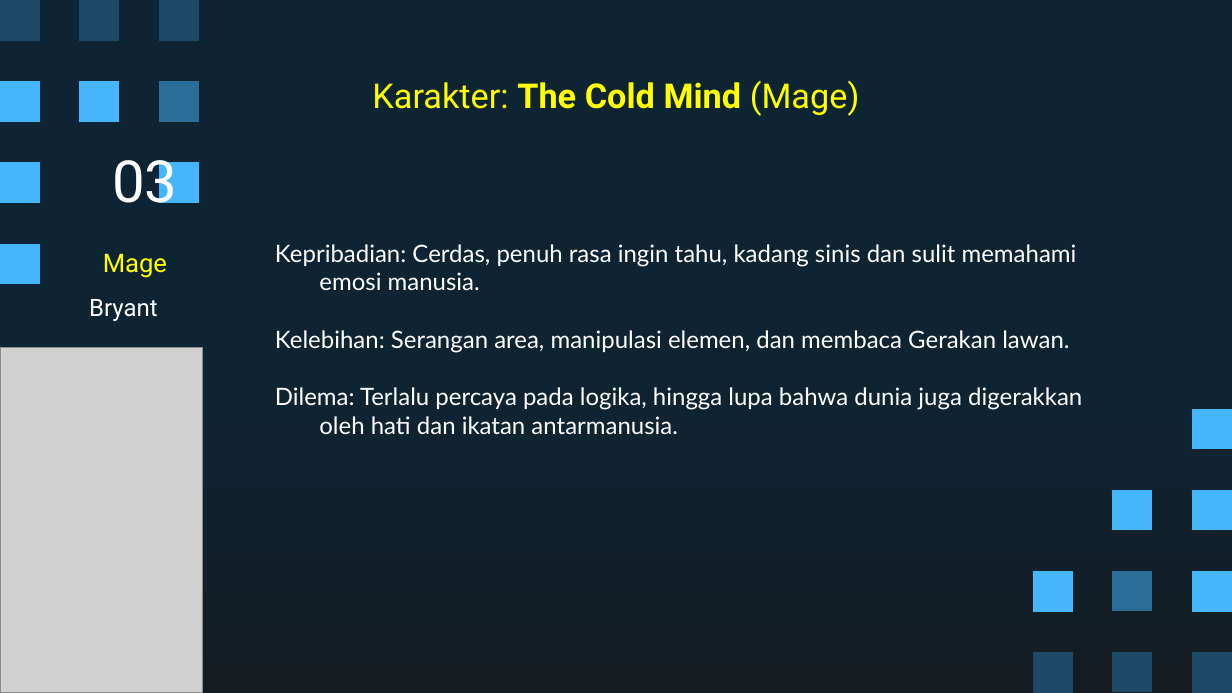
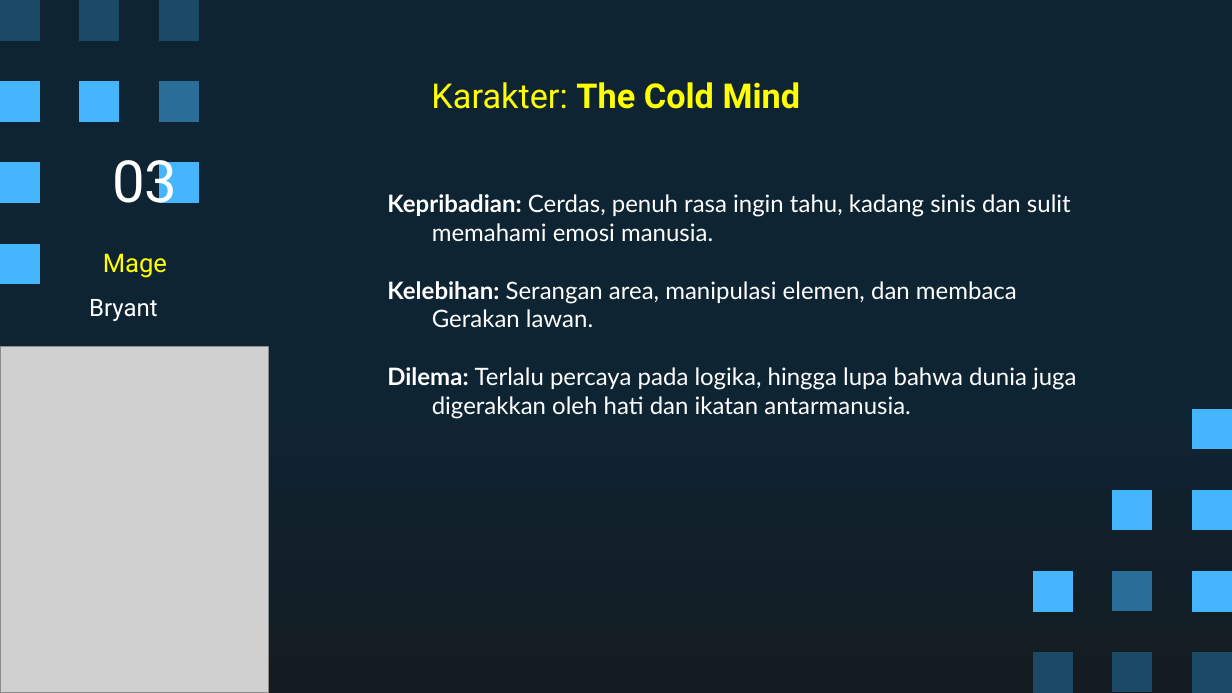
Before and after one commit to Ricardhad/gameProgProject, a slide deck: slide 9 of Super Pixel Vintage Gaming by Slidesgo.pptx. Drawn at 1232x693 pixels with LibreOffice and Linux fonts; fonts in the diff are those of the drawing; grey boxes stand for pictures. Boxes give left, top, right and bottom in pixels: in the first picture for what was removed or moved away, otherwise in the second. Text is boxed around its words. In the diff, an @@ line names an element or a change of style, - is before the commit and + after.

```diff
--- a/Super Pixel Vintage Gaming by Slidesgo.pptx
+++ b/Super Pixel Vintage Gaming by Slidesgo.pptx
@@ title at (431, 82, 801, 109): text changed; bold on @@
-Karakter: The Cold Mind (Mage)
+Karakter: The Cold Mind
@@ text "Kepribadian: Cerdas, penuh rasa ingin ...": place and size @@
-text "Kepribadian: Cerdas, penuh rasa ingin ..." at (275, 244, 1082, 434)
+text "Kepribadian: Cerdas, penuh rasa ingin ..." at (387, 194, 1077, 419)
@@ text "Kepribadian: Cerdas, penuh rasa ingin ..." at (387, 194, 1077, 419): bold on in "Kepribadian:", "Kelebihan:", "Dilema:" @@
@@ picture: place and size @@
-picture at (0, 347, 202, 692)
+picture at (1, 346, 269, 692)
```
Also in this commit, not shown: 8 other slides changed.
